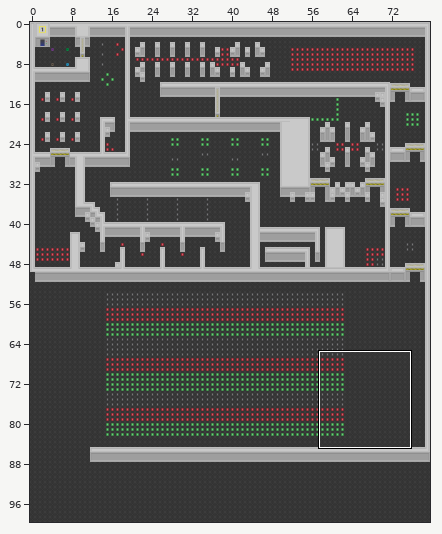
Two versions of a level (Tiled map, core/assets/maps/level-1.tmx). Above, an overview of the earlier version with the close-up marked.
Close-up. Before the edit:
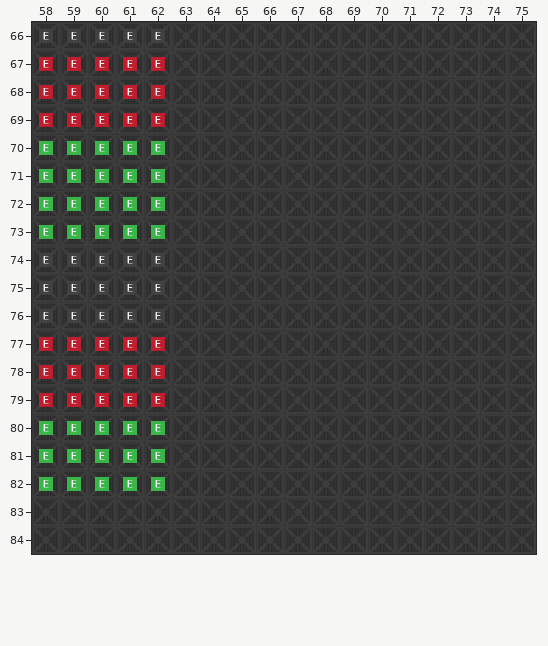
Cells are 32x32 px. Shown: x 58..75, y 66..84. The commit also changed other parts of the map, which this record leaves out.
Once edited:
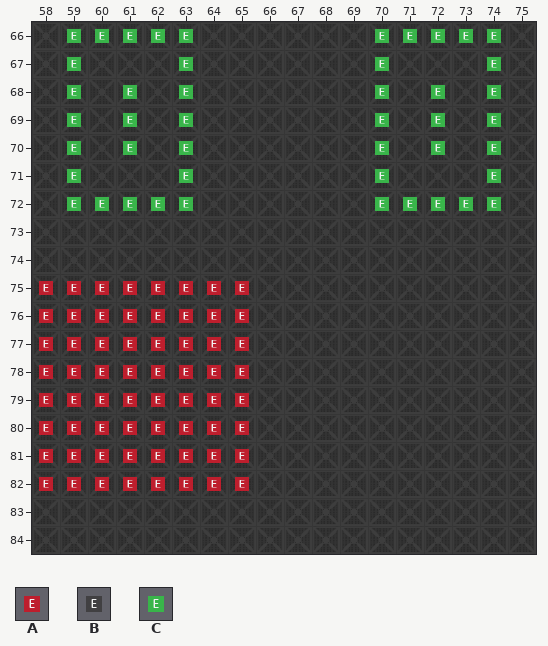
Key: from "meta": A 4, B 5, C 6.
_ is an empty cell, . an unchanged one.
From old to new:
--- layer "Meta"
@@ x 58..74 @@
-66 BBBBB_......_____
-67 AAAAA_......_..._
-68 AAAAA_......_._._
-69 AAAAA_......_._._
-70 C.C.C_......_._._
-71 C.CCC_......_..._
-72 C...._......_____
-73 CCCCC............
-74 BBBBB............
-75 BBBBB___.........
-76 BBBBB___.........
-77 .....___.........
-78 .....___.........
-79 .....___.........
-80 CCCCC___.........
-81 CCCCC___.........
-82 CCCCC___.........
+66 _CCCCC......CCCCC
+67 _C___C......C...C
+68 _C_C_C......C.C.C
+69 _C_C_C......C.C.C
+70 _._._C......C.C.C
+71 _.___C......C...C
+72 _....C......CCCCC
+73 _____............
+74 _____............
+75 AAAAAAAA.........
+76 AAAAAAAA.........
+77 .....AAA.........
+78 .....AAA.........
+79 .....AAA.........
+80 AAAAAAAA.........
+81 AAAAAAAA.........
+82 AAAAAAAA.........
Changed places in both close-ups, as pixel boxes (x1, y1, x2, y2):
changed: (39, 29, 249, 491)
added: (375, 29, 501, 211)
